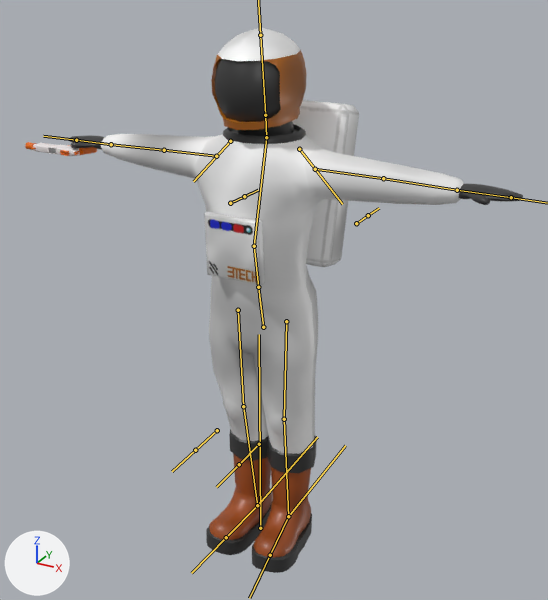
An edit to the FBX model Assets/Models/Astronaut.fbx, drawn before and after from the same camera.
Both versions are drawn from a 50 mm camera at (2.43, -4.25, 4.24) aimed at (0.21, -0.21, 2.22). The axes (+X, +Y, +Z) are drawn at lower left. The lights are the same throughout. The bones that bend it are drawn over the model as lines.

Names of what the first picture shows: 'Body', 'Pistol'.
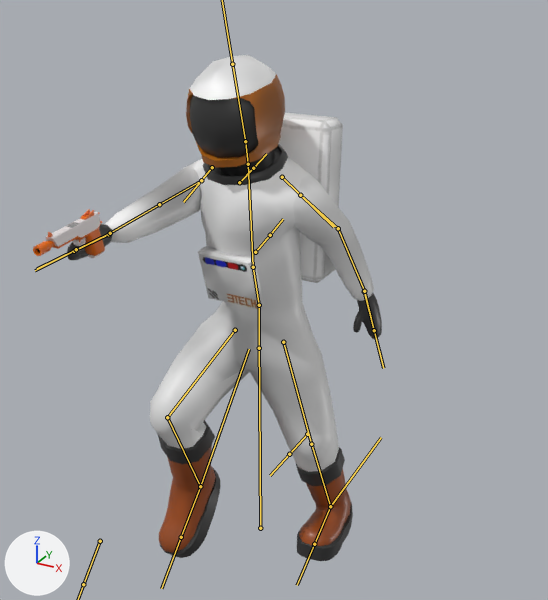
The newer file adds an action. The first version stands in its rest pose; the second is drawn at frame 30 of the action 'Armature|Walking'.

Location of each change, [x1, y1, x2, y2] in pixels of the pictures (548 x 600 px):
'Body', posed (31% narrower, 7% shorter): before [68, 27, 523, 573]; after [67, 55, 382, 561]
'Pistol', posed (233% taller): before [25, 142, 98, 156]; after [33, 209, 105, 258]
bone 'Hips.Control', root to tip: before (258, 287) to (263, 327); after (259, 305) to (259, 348)
bone 'UpperLeg.R', root to tip: before (286, 321) to (284, 419); after (283, 342) to (311, 444)
bone 'LowerLeg.R', root to tip: before (284, 419) to (288, 516); after (311, 444) to (330, 506)
bone 'Foot.R', root to tip: before (288, 516) to (270, 555); after (330, 506) to (314, 544)
bone 'Waist', root to tip: before (258, 287) to (254, 246); after (259, 305) to (253, 267)
bone 'Chest', root to tip: before (254, 246) to (266, 137); after (253, 267) to (248, 163)
bone 'Neck', root to tip: before (266, 137) to (265, 115); after (248, 164) to (245, 141)
bone 'Head', root to tip: before (265, 115) to (260, 35); after (245, 141) to (232, 64)
bone 'UpperArm.R', root to tip: before (315, 169) to (383, 178); after (300, 195) to (338, 228)
bone 'LowerArm.R', root to tip: before (383, 178) to (457, 190); after (338, 228) to (364, 291)
bone 'Hand.R', root to tip: before (457, 190) to (511, 197); after (364, 291) to (374, 330)
bone 'UpperArm.L', root to tip: before (216, 156) to (164, 150); after (201, 180) to (159, 204)
bone 'LowerArm.L', root to tip: before (164, 150) to (111, 144); after (159, 204) to (110, 233)
bone 'Hand.L', root to tip: before (111, 144) to (76, 140); after (110, 233) to (76, 249)
bone 'UpperLeg.L', root to tip: before (238, 310) to (243, 406); after (235, 330) to (167, 417)
bone 'LowerLeg.L', root to tip: before (243, 406) to (257, 505); after (167, 417) to (200, 486)
bone 'Foot.L', root to tip: before (257, 505) to (226, 537); after (200, 486) to (181, 537)

The change in detail:
Bone 'Hips.Control' (bone_hips_control) moves from (0.0, 0.0, 0.0) to (-0.05, 0.26, 0.0).
Bone 'Hips.Control' (bone_hips_control) turns from (0, 0, 0) to (0, 0, 11) degrees about its own x, y and z.
Bone 'UpperLeg.R' (bone_upperleg_r) turns from (0, 0, 0) to (-12, -29, 24) degrees about its own x, y and z.
Bone 'LowerLeg.R' (bone_lowerleg_r) turns from (0, 0, 0) to (-26, 0, 0) degrees about its own x, y and z.
Bone 'Foot.R' (bone_foot_r) turns from (0, 0, 0) to (21, -2, -37) degrees about its own x, y and z.
Bone 'Waist' (bone_waist) turns from (0, 0, 0) to (15, 0, 0) degrees about its own x, y and z.
Bone 'Chest' (bone_chest) turns from (0, 0, 0) to (14, 0, 0) degrees about its own x, y and z.
Bone 'Neck' (bone_neck) turns from (0, 0, 0) to (-14, 0, 0) degrees about its own x, y and z.
Bone 'Head' (bone_head) turns from (0, 0, 0) to (5, 0, 0) degrees about its own x, y and z.
Bone 'UpperArm.R' (bone_upperarm_r) turns from (0, 0, 0) to (-66, 27, 14) degrees about its own x, y and z.
Bone 'LowerArm.R' (bone_lowerarm_r) turns from (0, 0, 0) to (5, 2, -36) degrees about its own x, y and z.
Bone 'Hand.R' (bone_hand_r) turns from (0, 0, 0) to (-7, 19, -16) degrees about its own x, y and z.
Bone 'UpperArm.L' (bone_upperarm_l) turns from (0, 0, 0) to (10, 3, 93) degrees about its own x, y and z.
Bone 'LowerArm.L' (bone_lowerarm_l) turns from (0, 0, 0) to (-1, 0, -6) degrees about its own x, y and z.
Bone 'Hand.L' (bone_hand_l) turns from (0, 0, 0) to (42, 80, 36) degrees about its own x, y and z.
Bone 'UpperLeg.L' (bone_upperleg_l) turns from (0, 0, 0) to (52, 2, -10) degrees about its own x, y and z.
Bone 'LowerLeg.L' (bone_lowerleg_l) turns from (0, 0, 0) to (-82, 0, 0) degrees about its own x, y and z.
Bone 'Foot.L' (bone_foot_l) turns from (0, 0, 0) to (-30, 10, 6) degrees about its own x, y and z.
